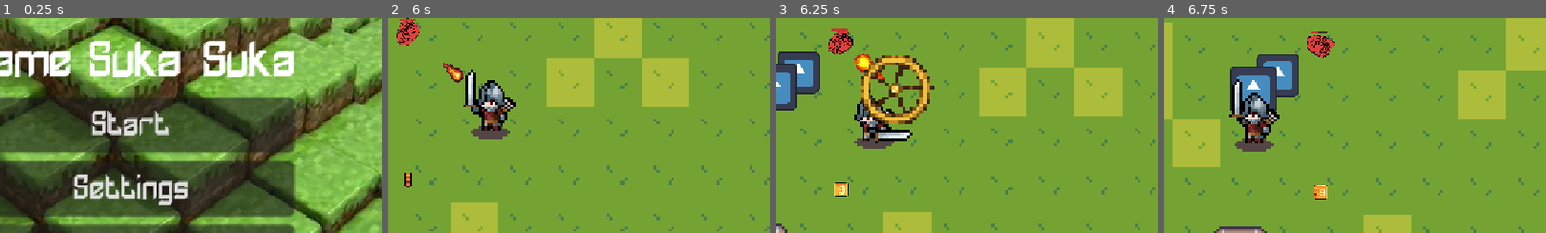
Above: before the commit, frames 1-4 (left to right).
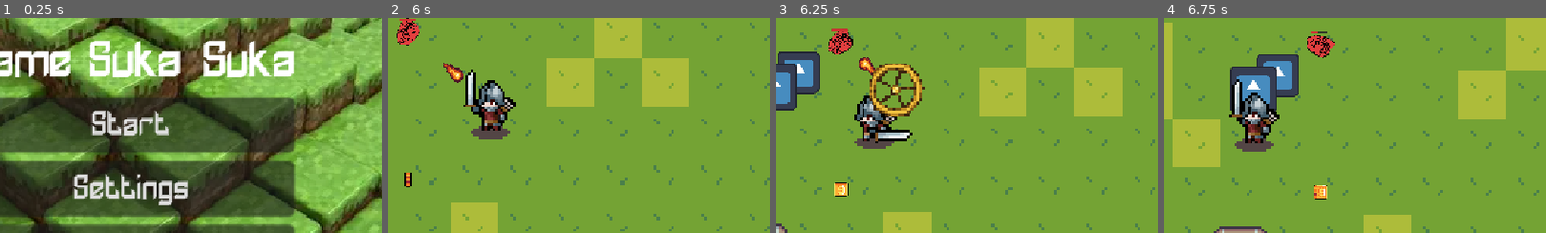
Above: after the commit, the same moments.

Repository: whyfren/HavenJakartaPrepare
Game: Godot game, scene res://UI/Menu.tscn
Same seed, same stepped clock (60 frames per second), same inputs: the game is played once before the commit and once after it. The engine's default icon, where the game draws it, is replaced by a stand-in: a white triangle on a blue panel in a dark square.
Inputs:
- Up to frame 1 (0.25 s): no input
- Up to frame 2 (6 s): click "Start" at 0.5 s; click "⏸" at 1.25 s; click "Continue" at 2 s; tap Enter at 2.75 s; hold D (right) 2.78-3.53 s; hold Z (attack) 2.78-3.53 s; hold S (down) 3.53-4.28 s; tap Z (attack) at 3.6, 5.1 s; hold D (right) 4.28-5.03 s; hold Z (attack) 4.28-5.03 s; hold W (up) 5.03-5.78 s; hold A (left) from 5.78 s (still down); hold Z (attack) from 5.78 s (still down)
- Up to frame 3 (6.25 s): keep holding A (left); keep holding Z (attack)
- Up to frame 4 (6.75 s): keep holding A (left); release Z (attack) at 6.53 s; tap Z (attack) at 6.6 s
The pictures show only the part of the screen within x 33-83%, y 25-75%; the shares and areas given below are measured in that part.

Frames 1-2 are identical in both runs. In frame 3, 3.9% of the frame differs, in the area x 20-42%, y 16-50%; in frame 4, nothing differs.

Commit message:
adjust parry

Diff:
--- a/entity/projectile/projectile.gd
+++ b/entity/projectile/projectile.gd
@@ -127,10 +127,6 @@
 	lifetime = 2.5
 	rotation = direction.angle()
 
-	if animated_sprite:
-		animated_sprite.modulate = Color(2.5, 2.0, 0.4, 1.0)
-	scale = scale * 1.3
-
 	if HIT_EFFECT_SCENE and get_tree().current_scene:
 		var spark := HIT_EFFECT_SCENE.instantiate()
 		spark.global_position = global_position
